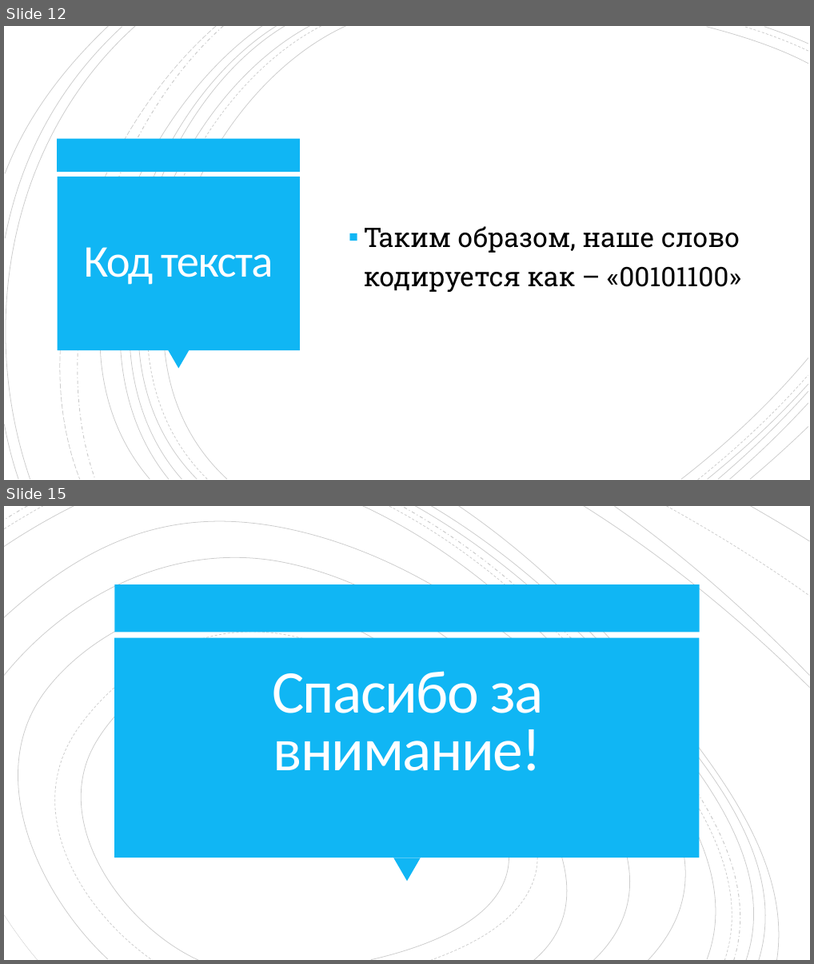
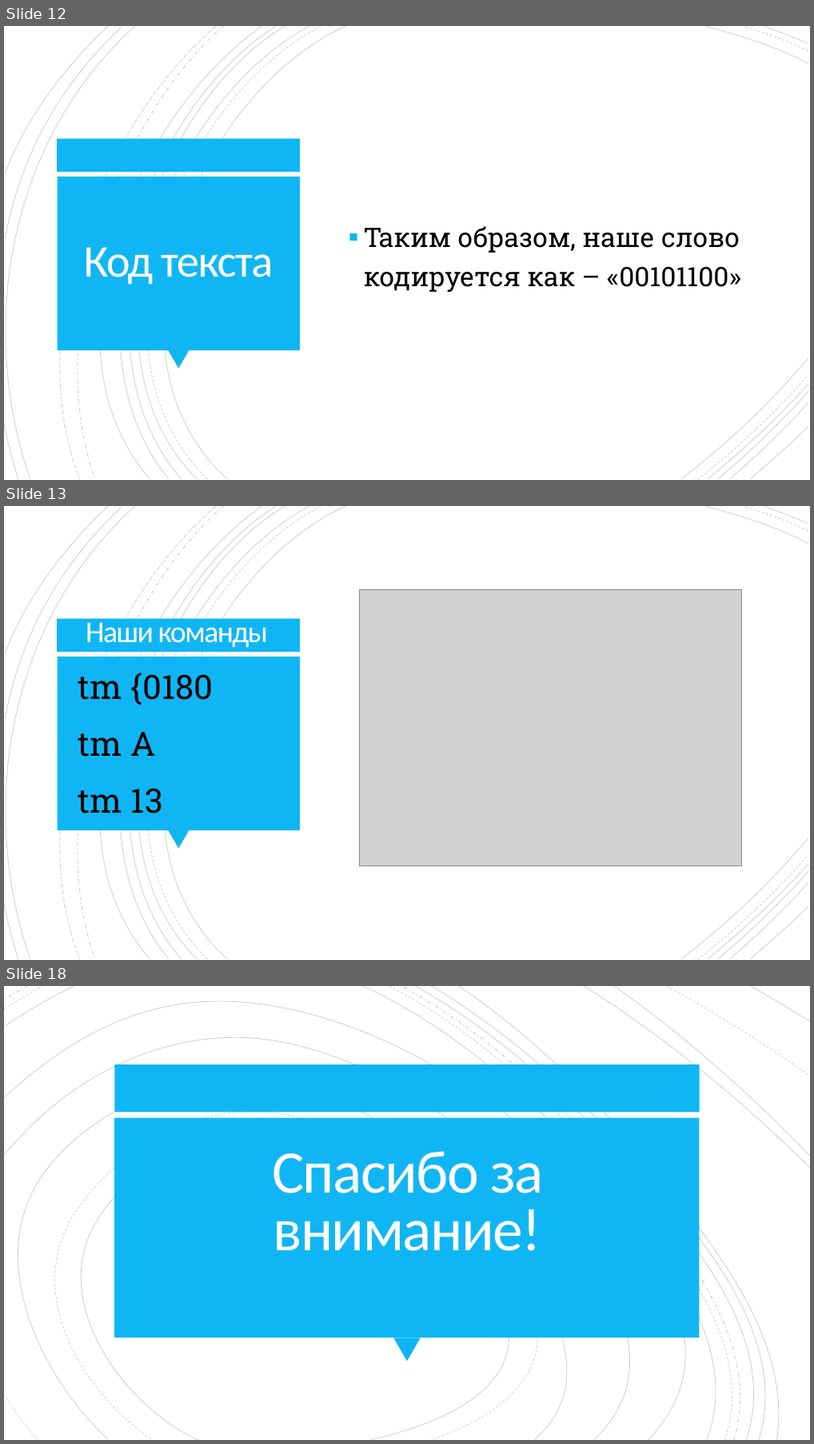
Before and after one commit to ssyp-ru/ssyp19-ws16, a slide deck: Создание архиватора по алгоритму Хаффмана.pptx. Shown one above the other, each under a label of ours: slides 12 and 15 before the commit, slides 12, 13 and 18 after it; the slides between them are not shown. The pictures are 814x964 and 814x1444 pixels, drawn with LibreOffice and Linux fonts; fonts in the diff are those of the drawing; grey boxes stand for pictures. Boxes give left, top, right and bottom in pixels: in the first picture for what was removed or moved away, otherwise in the second. Text is boxed around its words. In the diff, an @@ line names an element or a change of style, - is before the commit and + after.

```diff
--- a/Создание архиватора по алгоритму Хаффмана.pptx
+++ b/Создание архиватора по алгоритму Хаффмана.pptx
@@ slide 13 added at (x1=4, y1=506, x2=810, y2=960), background #FFFFFF; not listed: 24 template elements that a slide beside it also shows @@
@@ picture added at (x1=359, y1=589, x2=742, y2=867) @@
@@ title added at (x1=86, y1=616, x2=269, y2=648), 36 pt, text #FFFEFF @@
+Наши команды
@@ text added at (x1=78, y1=672, x2=214, y2=813), 40 pt, text #000000 @@
+tm {0180
+tm A
+tm 13
@@ what was slide 15 is now slide 18 @@
```
Also in this commit, not shown: 4 slides changed, 3 other slides added, 1 slide removed, 5 other files.
